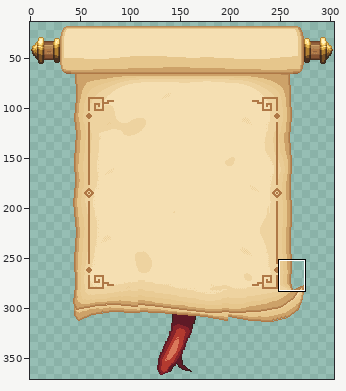
File history of a pixel-art file, aseprite/items/scroll.aseprite. Above, an overview of the earlier version with the close-up marked.
Close-up. The starting point:
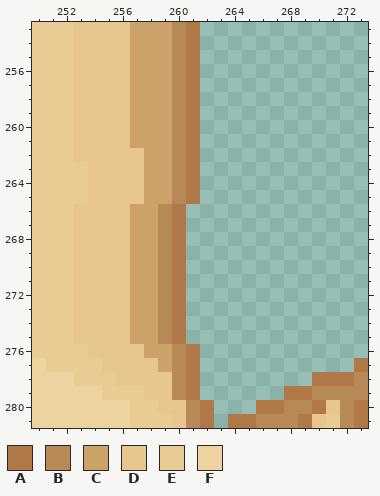
304x384 pixels, 1 frame. Shown: x 250..273, y 253..281. The wide view leaves out empty margins. The commit also changed other parts of the picture, which this record leaves out.
Visible layers, top first: "11 Shaft finishing and contours", "10 Shaft highlights and grain", "09 Subtle warm transition dithering", "08 Parchment ink ornaments", "07 Small brass shaft collars", "06 Wide frontal parchment roll", "05 Contact shadow beneath upper roll", "04 Frontal reading parchment", "03 Lower parchment return", "02 Wooden spindle and finials", "01 Ribbon secured beneath lower curl".
Palette (. is transparent): A #af7846  B #b78957  C #cda269  D #e6c68c  E #e9cb94  F #eed3a0
Pixels before, first column x 250:
253 EEEDDDDCCCBA............
254 EEEDDDDCCCBA............
255 EEEDDDDCCCBA............
256 EEEDDDDCCCBA............
257 EEEDDDDCCCBA............
258 EEEDDDDCCCBA............
259 EEEDDDDCCCBA............
260 EEEDDDDCCCBA............
261 EEEDDDDCCCBA............
262 EEEDDDDDCCBA............
263 EEEEDDDDCCBA............
264 EEEEDDDDCCBA............
265 EEEEDDDDCCBA............
266 EEEDDDDCCBA.............
267 EEEDDDDCCBA.............
268 EEEDDDDCCBA.............
269 EEEDDDDCCBA.............
270 EEEDDDDCCBA.............
271 EEEDDDDCCBA.............
272 EEEDDDDCCBA.............
273 EEEDDDDCCBA.............
274 EEEDDDDCCBA.............
275 EEEDDDDCCBA.............
276 EEEEDDDDCCBA............
277 FEEEEDDDDCBA...........A
278 FFFEEEDDDDBA........AAAB
279 FFFFFEEEDDBA......AABBBB
280 FFFFFFFEEDDBA...AABBADBA
281 FFFFFFFEEEDBA.AABBBADEBA
After:
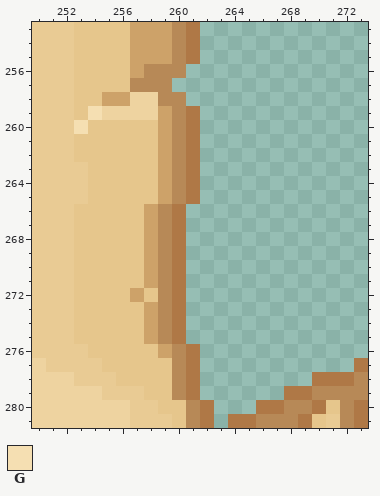
Colours new in this view: G #f5dfb2
The edit:
Layer "04 Frontal reading parchment":
The author changed colour C to colour B in row 256 at x 258 to 259; in row 257 at x 257 to 259; in row 258 at x 259.
The author changed colour D to colour C in row 258 at x 255 to 256.
The author changed colour C to colour D in rows 260 to 261 at x 257 to 258; in rows 262 to 265 at x 258; in rows 266 to 271 at x 257; in row 272 at x 258; in rows 273 to 275 at x 257; in row 276 at x 258.
The author changed colour C to colour D in row 277 at x 259.
The author changed colour C to colour F in rows 258 to 259 at x 257 to 258.
The author changed colour D to colour F in row 259 at x 255 to 256.
The author changed colour D to colour G in row 259 at x 254; in row 260 at x 253.
The edit erases colour A in rows 256 to 258 at x 261.
The edit erases colour B in row 257 at x 260.
